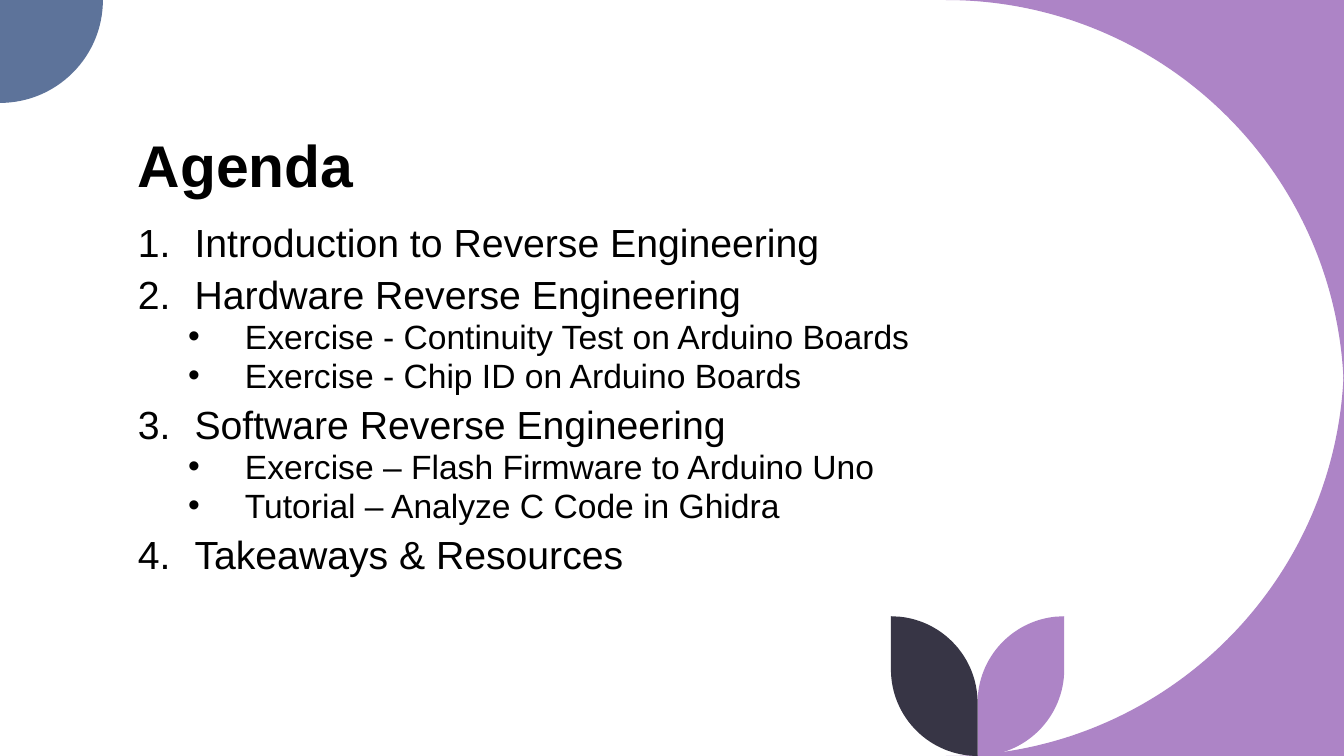
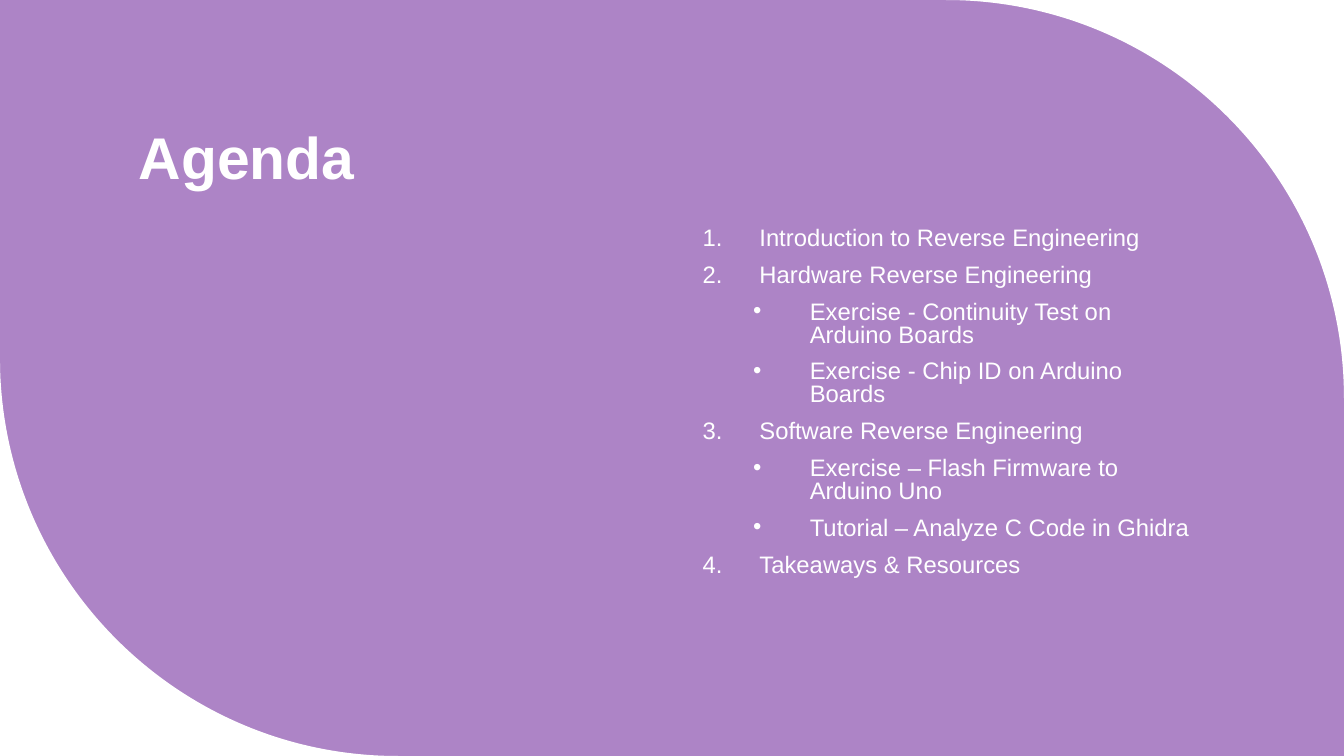
Before and after one commit to syd-kiwi/re-arduino-uno, a slide deck: slide 3 of Presentation/RE for the Rest of Us.pptx. Drawn at 1344x756 pixels with LibreOffice and Linux fonts; fonts in the diff are those of the drawing. Boxes give left, top, right and bottom in pixels: in the first picture for what was removed or moved away, otherwise in the second. Text is boxed around its words. In the diff, an @@ line names an element or a change of style, - is before the commit and + after.

```diff
--- a/Presentation/RE for the Rest of Us.pptx
+++ b/Presentation/RE for the Rest of Us.pptx
@@ background #FFFFFF to #AD84C6 @@
@@ title "Agenda" at <box>139,136,354,190</box>: text colour #000000 to #FFFFFF @@
@@ freeform shape at <box>946,0,1344,398</box>: fill #AD84C6 to #FFFFFF @@
@@ text "Introduction to Reverse Engineering": place and size @@
-text "Introduction to Reverse Engineering" at <box>195,228,909,577</box>
+text "Introduction to Reverse Engineering" at <box>759,229,1188,578</box>
@@ text "Introduction to Reverse Engineering" at <box>759,229,1188,578</box>: size 28 to 17 pt in "Introduction to Reverse Engineering", "Hardware Reverse Engineering", "Software Reverse Engineering", "Takeaways & Resources"; text colour #000000 to #FFFFFF; size 24 to 17 pt in "Exercise - Continuity Test on Arduino Boards", "Exercise - Chip ID on Arduino Boards", "Exercise – Flash Firmware to Arduino Uno", "Tutorial – Analyze C Code in Ghidra"; more space between paragraphs @@
@@ freeform shape added at <box>0,358,398,756</box>, fill #FFFFFF @@
@@ group removed at <box>0,0,1344,756</box>: 4 freeform shapes @@
```
Also in this commit, not shown: 4 other files.
